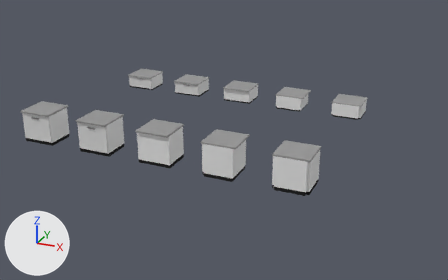
Before and after pictures for a commit that changed the Blender file Assets/Models/LabFurnishing/_LabFurnishing.blend.
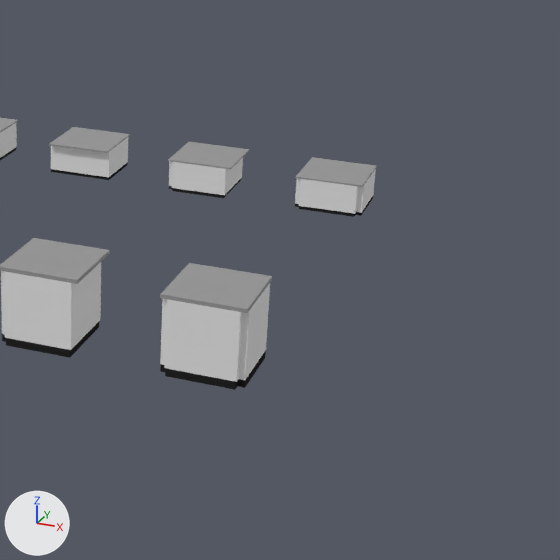
Each version is shown whole from a 50 mm camera at (10.17, -14.16, 7.3) aimed at (2.82, 2.59, -0.23), then close up on the part from 45% to 100% of the width and 9% to 97% of the height. The lights are fixed; the arrows at lower left show +X, +Y and +Z.

Objects in the first close-up: 'BasicC', 'BasicCFlat', 'BasicFlat', 'BasicT', 'BasicTFlat'.
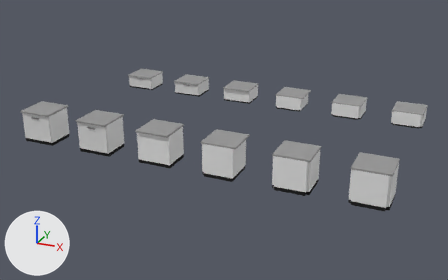
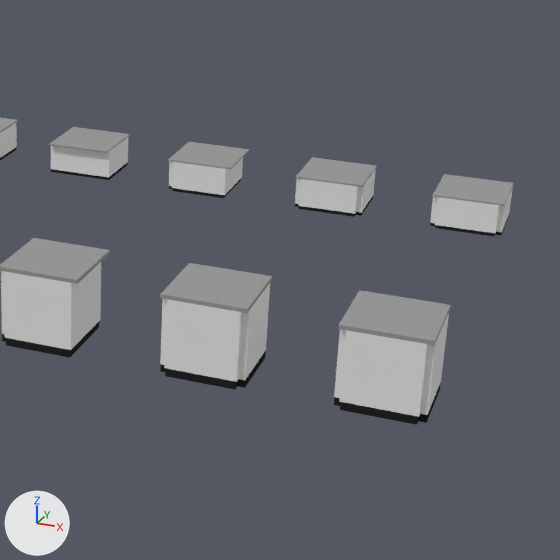
Commit message: Create X-section furnishing models

What differs and where, as boxes [x1, y1, x2, y2] in the close-ups (560 x 560 px):
'BasicX', added
    after: [334, 290, 451, 425]
    faces in mat_base (white #e7e7e7): [334, 313, 449, 417]
    faces in mat_top (grey #9b9b9b): [339, 290, 451, 345]
    faces in mat_bottom (black #262626): [334, 383, 441, 425]
'BasicXFlat', added
    after: [430, 174, 514, 237]
    faces in mat_base (white #e7e7e7): [430, 187, 513, 233]
    faces in mat_top (grey #9b9b9b): [432, 174, 514, 206]
    faces in mat_bottom (black #262626): [430, 215, 509, 237]

What changed in the scene script:
```text
Add me_basicxflatmesh:
    me_basicxflatmesh.from_pydata(...)  # 72 vertices, 62 faces; spans x -0.5..0.5, y -0.5..0.5, z 0.0..0.5
    # faces by material slot: [25, 20, 17]
    me_basicxflatmesh.materials.append(mat_top)  # grey #9b9b9b
    me_basicxflatmesh.materials.append(mat_base)  # white #e7e7e7
    me_basicxflatmesh.materials.append(mat_bottom)  # black #262626
Add me_basicxmesh:
    me_basicxmesh.from_pydata(...)  # 72 vertices, 62 faces; spans x -0.5..0.5, y -0.5..0.5, z 0.0..1.0
    # faces by material slot: [25, 20, 17]
    me_basicxmesh.materials.append(mat_top)  # grey #9b9b9b
    me_basicxmesh.materials.append(mat_base)  # white #e7e7e7
    me_basicxmesh.materials.append(mat_bottom)  # black #262626
Add ob_basicxflat:
    ob_basicxflat = bpy.data.objects.new('BasicXFlat', me_basicxflatmesh)
    ob_basicxflat.location = (8.0, 6.0, 0.0)
Add ob_basicx:
    ob_basicx = bpy.data.objects.new('BasicX', me_basicxmesh)
    ob_basicx.location = (8.0, 0.0, 0.0)
```
